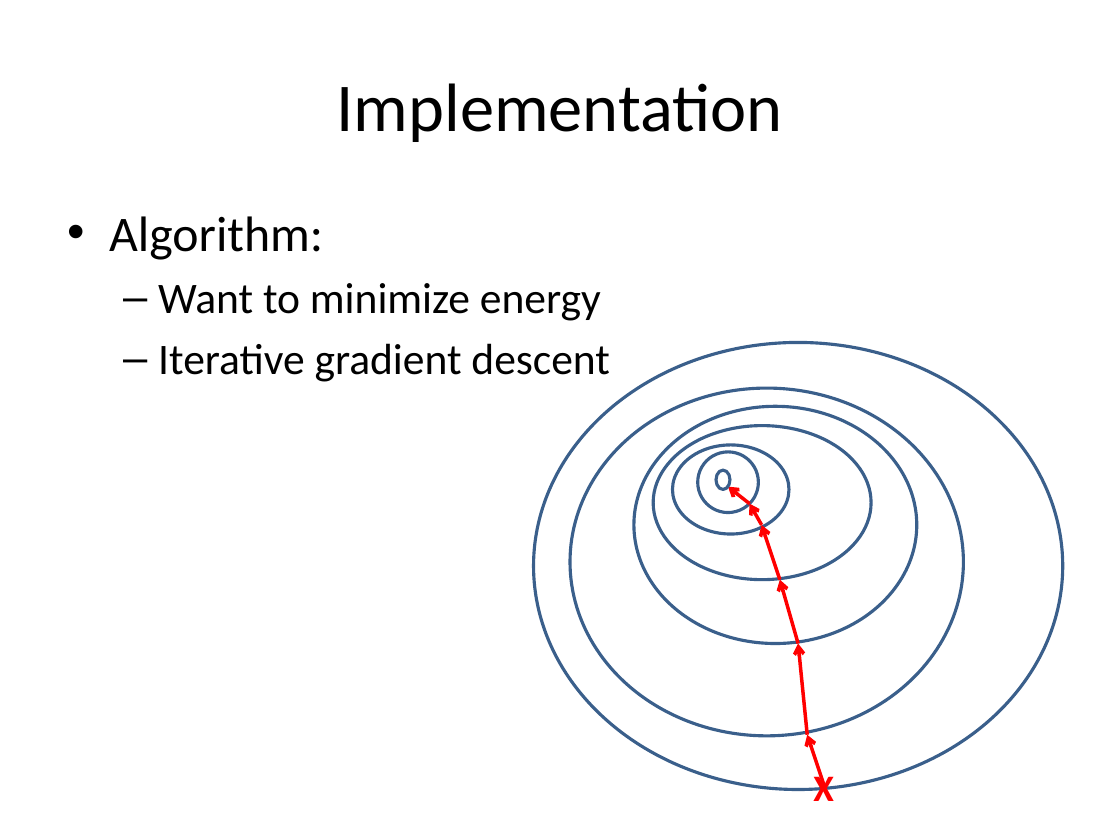
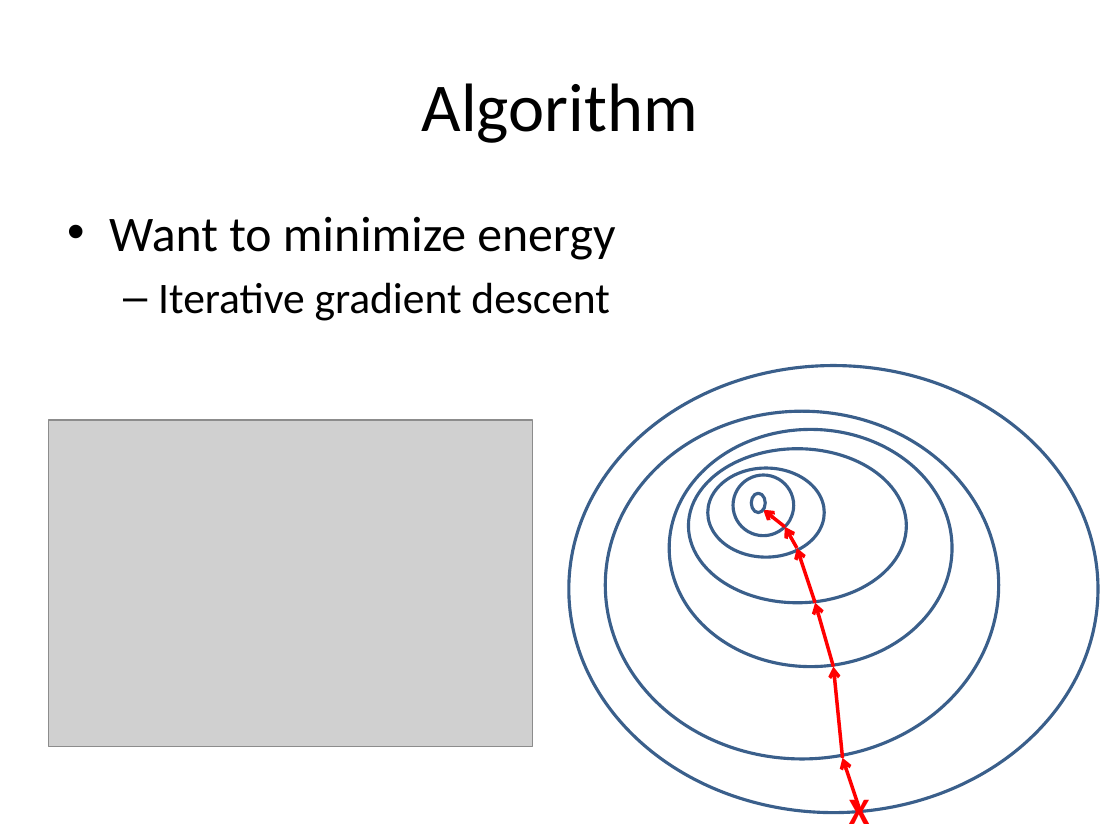
Before and after one commit to michaelwh/activecontnoedge, a slide deck: slide 2 of michael-activecont.pptx (slide 3 before the commit). Drawn at 1120x840 pixels with LibreOffice and Linux fonts; fonts in the diff are those of the drawing; grey boxes stand for pictures. Boxes give left, top, right and bottom in pixels: in the first picture for what was removed or moved away, otherwise in the second. Text is boxed around its words. In the diff, an @@ line names an element or a change of style, - is before the commit and + after.

```diff
--- a/michael-activecont.pptx
+++ b/michael-activecont.pptx
@@ title at (422,83,698,143): text changed @@
-Implementation
+Algorithm
@@ text at (109,216,323,260): paragraph removed @@
-• Algorithm:
@@ text at (109,216,615,260): size 28 to 32 pt in "Want to minimize energy"; bullet – to •; list level 2 to 1 in "Want to minimize energy" @@
@@ picture added at (48,420,533,746) @@
@@ 5 ellipses, 4 arrows, 1 text: place and size @@
-5 ellipses, 4 arrows, 1 text at (570,388,963,801)
+5 ellipses, 4 arrows, 1 text at (605,411,998,824)
@@ 2 ellipses, 2 arrows: place and size @@
-2 ellipses, 2 arrows at (533,343,1062,790)
+2 ellipses, 2 arrows at (569,365,1098,812)
```
Also in this commit, not shown: 8 other slides changed, 2 slides added.
